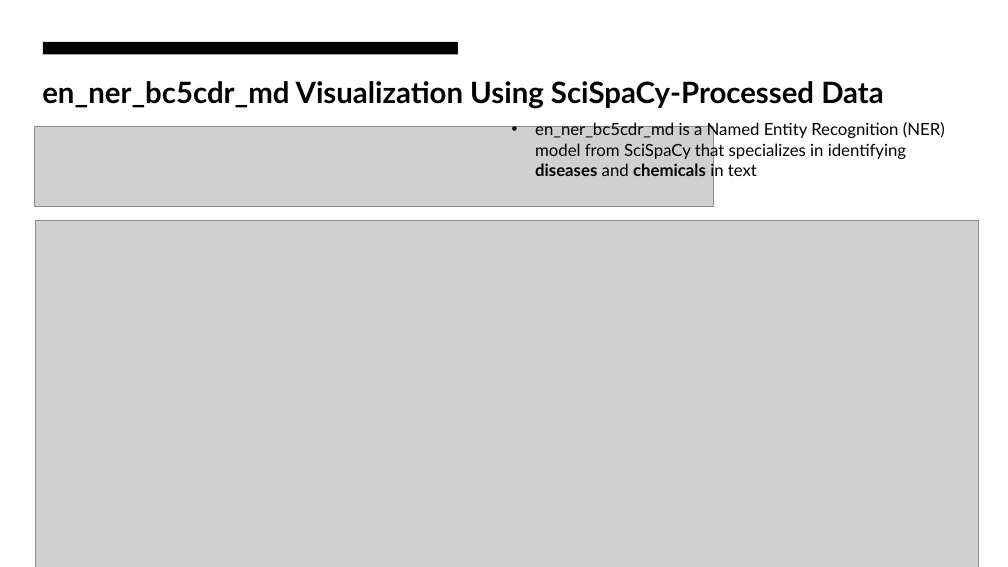
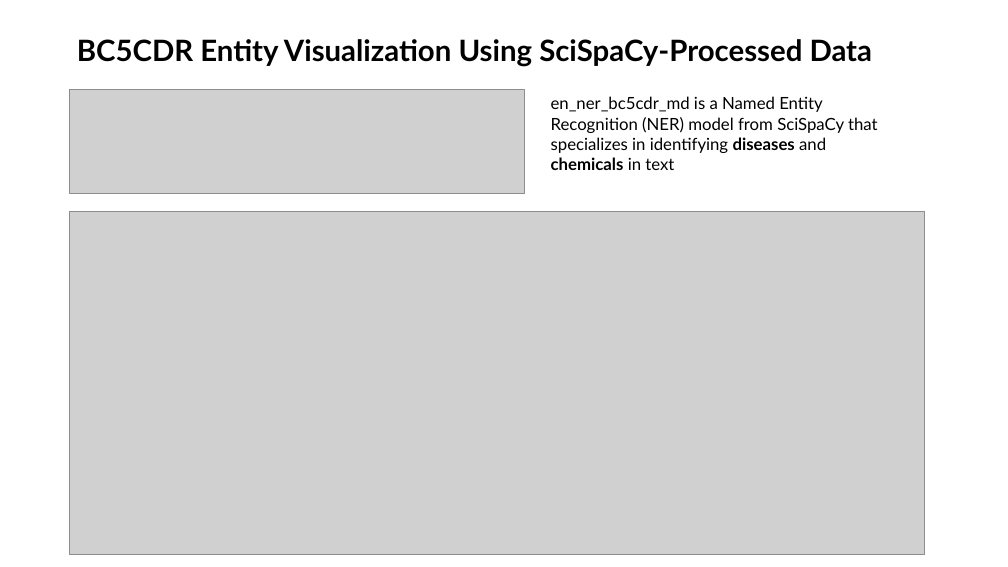
Before and after one commit to AnkitaSavaliya/AIH, a slide deck: slide 15 of MIMIC-III_NLP.pptx (slide 14 before the commit). Drawn at 1008x567 pixels with LibreOffice and Linux fonts; fonts in the diff are those of the drawing; grey boxes stand for pictures. Boxes give left, top, right and bottom in pixels: in the first picture for what was removed or moved away, otherwise in the second. Text is boxed around its words. In the diff, an @@ line names an element or a change of style, - is before the commit and + after.

```diff
--- a/MIMIC-III_NLP.pptx
+++ b/MIMIC-III_NLP.pptx
@@ rectangle removed at (43,42,458,54) @@
@@ title "BC5CDR Entity Visualization Using SciSpaCy-Processed ..." at (77,39,872,66): vertical alignment top to middle @@
@@ title at (77,39,872,66): text changed @@
-en_ner_bc5cdr_md Visualization Using SciSpaCy-Processed Data
+BC5CDR Entity Visualization Using SciSpaCy-Processed Data
@@ picture added at (70,89,524,194) @@
@@ text "en_ner_bc5cdr_md is a Named Entity ...": place and size @@
-text "en_ner_bc5cdr_md is a Named Entity ..." at (535,121,945,180)
+text "en_ner_bc5cdr_md is a Named Entity ..." at (551,96,878,170)
@@ text "en_ner_bc5cdr_md is a Named Entity ..." at (551,96,878,170): bullet • to none; vertical alignment middle to top @@
@@ picture removed at (35,126,714,206) @@
@@ picture: place and size @@
-picture at (36,221,979,567)
+picture at (70,212,925,555)
```
Also in this commit, not shown: 9 other slides changed, 15 slides added, 6 slides removed, 3 other files.
